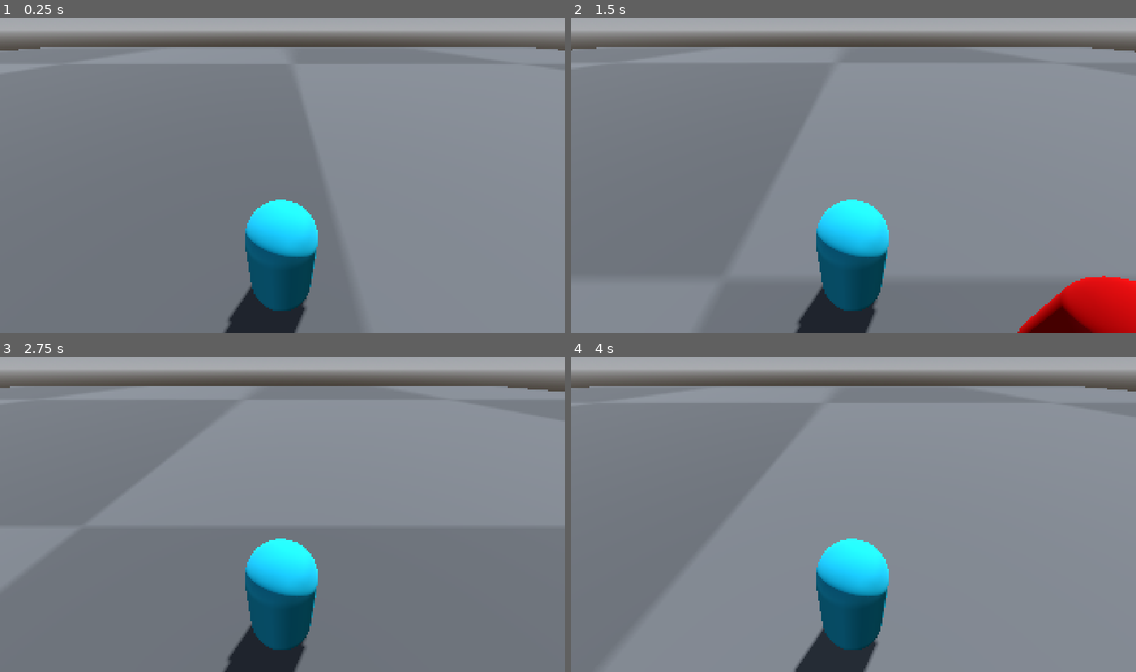
Above: before the commit, frames 1-4 (two rows, left to right).
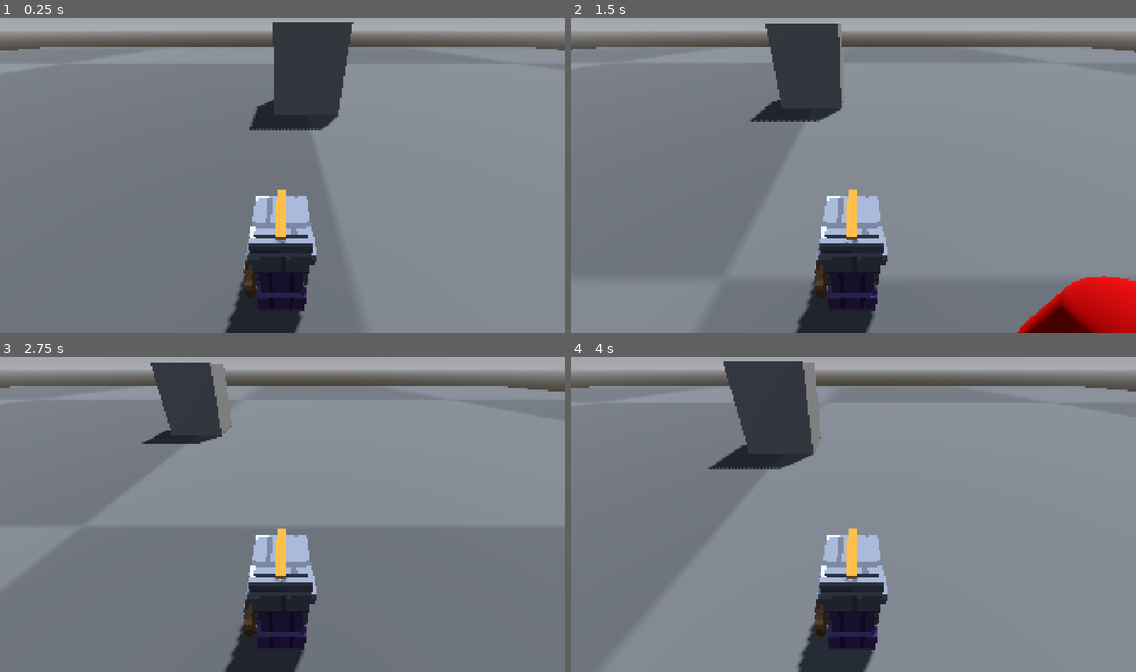
Above: after the commit, the same moments.

Repository: Jim2op/haven-doha
Game: Godot game, scene res://test_level.tscn
Two runs of this game, one before a commit and one after it. Both use one fixed random seed, a clock stepped at 60 frames per second and the inputs below. Before the commit the project has no main scene; this scene is started directly in both runs.
Inputs:
- Up to frame 1 (0.25 s): no input
- Up to frame 2 (1.5 s): tap Enter (ui_accept) at 0.5, 0.77 s; hold Right (ui_right) 0.53-1.28 s; tap E (attack) at 0.6, 1.35 s; hold Down (ui_down) from 1.28 s (still down)
- Up to frame 3 (2.75 s): tap Enter (ui_accept) at 1.52 s; release Down (ui_down) at 2.03 s; hold Right (ui_right) from 2.03 s (still down); tap E (attack) at 2.1 s
- Up to frame 4 (4 s): release Right (ui_right) at 2.78 s; hold Up (ui_up) 2.78-3.53 s; tap E (attack) at 2.85, 3.6 s; tap Enter (ui_accept) at 3.02, 3.77 s; hold Left (ui_left) from 3.53 s (still down)

The runs differ from the first frame. In frame 1, 8.6% of the frame differs, in the area x 41-63%, y 1-95%; in frame 2, 7.9%; in frame 3, 7.0%; in frame 4, 9.0%, in the area x 24-57%, y 1-100%.

Commit message:
Changed the player moddel

Diff:
--- a/player.gd
+++ b/player.gd
@@ -2,6 +2,15 @@
 
 @onready var MeleeRange = $MeleeRange
 @onready var CoolDownTimer = $CoolDown
+
+
+@export var speed = 5
+
+var path = []
+var cur_path_idx = 0
+var threshold = .1
+
+@onready var nav = get_parent()
 
 
 const SPEED = 5.0
--- a/player.tscn
+++ b/player.tscn
@@ -1,11 +1,7 @@
 [gd_scene format=3 uid="uid://d2qc5t8ghsynl"]
 
 [ext_resource type="Script" uid="uid://duvj0vl4r5uiv" path="res://player.gd" id="1_4flbx"]
-
-[sub_resource type="CapsuleMesh" id="CapsuleMesh_yf5fn"]
-
-[sub_resource type="StandardMaterial3D" id="StandardMaterial3D_4flbx"]
-albedo_color = Color(0.040850326, 0.69545, 0.8122231, 1)
+[ext_resource type="PackedScene" uid="uid://b10366sbe8fhd" path="res://knight.glb" id="2_onrkg"]
 
 [sub_resource type="CapsuleShape3D" id="CapsuleShape3D_g4v7s"]
 
@@ -14,9 +10,10 @@
 [node name="Player" type="CharacterBody3D" unique_id=740369154]
 script = ExtResource("1_4flbx")
 
+[node name="knight" parent="." unique_id=415018791 instance=ExtResource("2_onrkg")]
+transform = Transform3D(-0.959, 0, -1.8889575e-07, 0, 1, 0, 1.4480497e-07, 0, -1.251, 0, -0.981433, 0.018153787)
+
 [node name="MeshInstance3D" type="MeshInstance3D" parent="." unique_id=2008335598]
-mesh = SubResource("CapsuleMesh_yf5fn")
-surface_material_override/0 = SubResource("StandardMaterial3D_4flbx")
 
 [node name="CollisionShape3D" type="CollisionShape3D" parent="." unique_id=1756298855]
 shape = SubResource("CapsuleShape3D_g4v7s")
--- a/project.godot
+++ b/project.godot
@@ -11,6 +11,7 @@
 [application]
 
 config/name="haven-doha"
+run/main_scene="uid://cnotrxr2im6nb"
 config/features=PackedStringArray("4.7", "GL Compatibility")
 config/icon="res://icon.svg"
 
--- a/test_level.tscn
+++ b/test_level.tscn
@@ -15,6 +15,11 @@
 background_mode = 2
 sky = SubResource("Sky_f7g2b")
 
+[sub_resource type="NavigationMesh" id="NavigationMesh_g4v7s"]
+vertices = PackedVector3Array(-2.4071465, 0, -13.685944, -0.65714645, 0, -13.935944, -0.90714645, 0, -60.685944, -61.657146, 0, -60.685944, -61.657146, 0, -12.435944, -2.4071465, 0, -12.185944, 0.59285355, 0, -13.935944, 0.84285355, 0, -60.685944, 2.0928535, 0, -13.935944, 2.3428535, 0, -12.185944, 61.592854, 0, -12.435944, 61.592854, 0, -60.685944, -1.4071465, 4, -12.935944, -1.4071465, 4, -10.435944, 1.3428535, 4, -10.435944, 1.3428535, 4, -12.935944, -1.1571465, 0, -12.685944, -1.1571465, 0, -10.685944, 1.0928535, 0, -10.685944, 1.0928535, 0, -12.685944, -61.657146, 0, -10.935944, -2.4071465, 0, -11.185944, 2.3428535, 0, -11.185944, 61.592854, 0, -10.935944, -2.1571465, 0, -9.435944, -61.657146, 0, 60.564056, 0.092853546, 0, 60.564056, 0.092853546, 0, -9.435944, 2.0928535, 0, -9.435944, 61.592854, 0, 60.564056)
+polygons = [PackedInt32Array(1, 0, 2), PackedInt32Array(2, 0, 3), PackedInt32Array(3, 0, 4), PackedInt32Array(0, 5, 4), PackedInt32Array(1, 2, 6), PackedInt32Array(6, 2, 7), PackedInt32Array(8, 6, 7), PackedInt32Array(8, 7, 9), PackedInt32Array(9, 7, 10), PackedInt32Array(10, 7, 11), PackedInt32Array(15, 14, 12), PackedInt32Array(12, 14, 13), PackedInt32Array(19, 18, 16), PackedInt32Array(16, 18, 17), PackedInt32Array(21, 20, 5), PackedInt32Array(5, 20, 4), PackedInt32Array(9, 10, 22), PackedInt32Array(22, 10, 23), PackedInt32Array(21, 24, 20), PackedInt32Array(20, 24, 25), PackedInt32Array(25, 24, 26), PackedInt32Array(24, 27, 26), PackedInt32Array(22, 23, 28), PackedInt32Array(28, 23, 29), PackedInt32Array(28, 29, 26), PackedInt32Array(26, 27, 28)]
+cell_height = 0.1
+
 [sub_resource type="StandardMaterial3D" id="StandardMaterial3D_1c2mv"]
 albedo_texture = ExtResource("1_1c2mv")
 
@@ -27,14 +32,20 @@
 transform = Transform3D(-0.8660254, -0.43301278, 0.25, 0, 0.49999997, 0.86602545, -0.50000006, 0.75, -0.43301266, 0, 0, 0)
 shadow_enabled = true
 
-[node name="CSGBox3D" type="CSGBox3D" parent="." unique_id=962018938]
+[node name="Player" parent="." unique_id=740369154 instance=ExtResource("1_gojnm")]
+transform = Transform3D(1, 0, 0, 0, 1, 0, 0, 0, 1, -1.3273401, 0.80049276, -0.788723)
+
+[node name="PunchingBag" parent="." unique_id=1256021143 instance=ExtResource("3_f7g2b")]
+transform = Transform3D(1, 0, 0, 0, 1, 0, 0, 0, 1, 5.020606, 0.5996094, 1.345068)
+
+[node name="NavigationRegion3D" type="NavigationRegion3D" parent="." unique_id=912062792]
+navigation_mesh = SubResource("NavigationMesh_g4v7s")
+
+[node name="CSGBox3D" type="CSGBox3D" parent="NavigationRegion3D" unique_id=962018938]
 transform = Transform3D(124.31429, 0, 0, 0, 1, 0, 0, 0, 122.37189, 0, -0.4501953, 0)
 use_collision = true
 size = Vector3(1, 0.099609375, 1)
 material = SubResource("StandardMaterial3D_1c2mv")
 
-[node name="Player" parent="." unique_id=740369154 instance=ExtResource("1_gojnm")]
-transform = Transform3D(1, 0, 0, 0, 1, 0, 0, 0, 1, -1.3273401, 0.80049276, -0.788723)
-
-[node name="PunchingBag" parent="." unique_id=1256021143 instance=ExtResource("3_f7g2b")]
-transform = Transform3D(1, 0, 0, 0, 1, 0, 0, 0, 1, 5.020606, 0.5996094, 1.345068)
+[node name="Box" type="CSGBox3D" parent="NavigationRegion3D" unique_id=745454507]
+transform = Transform3D(3.4719534, 0, 0, 0, 4.0353436, 0, 0, 0, 3.3516212, 0, 1.6660577, -11.745779)
Binary file added: knight.glb
Not shown, added: knight.glb.import
Binary file added: knight_0.png
Not shown, added: knight_0.png.import
